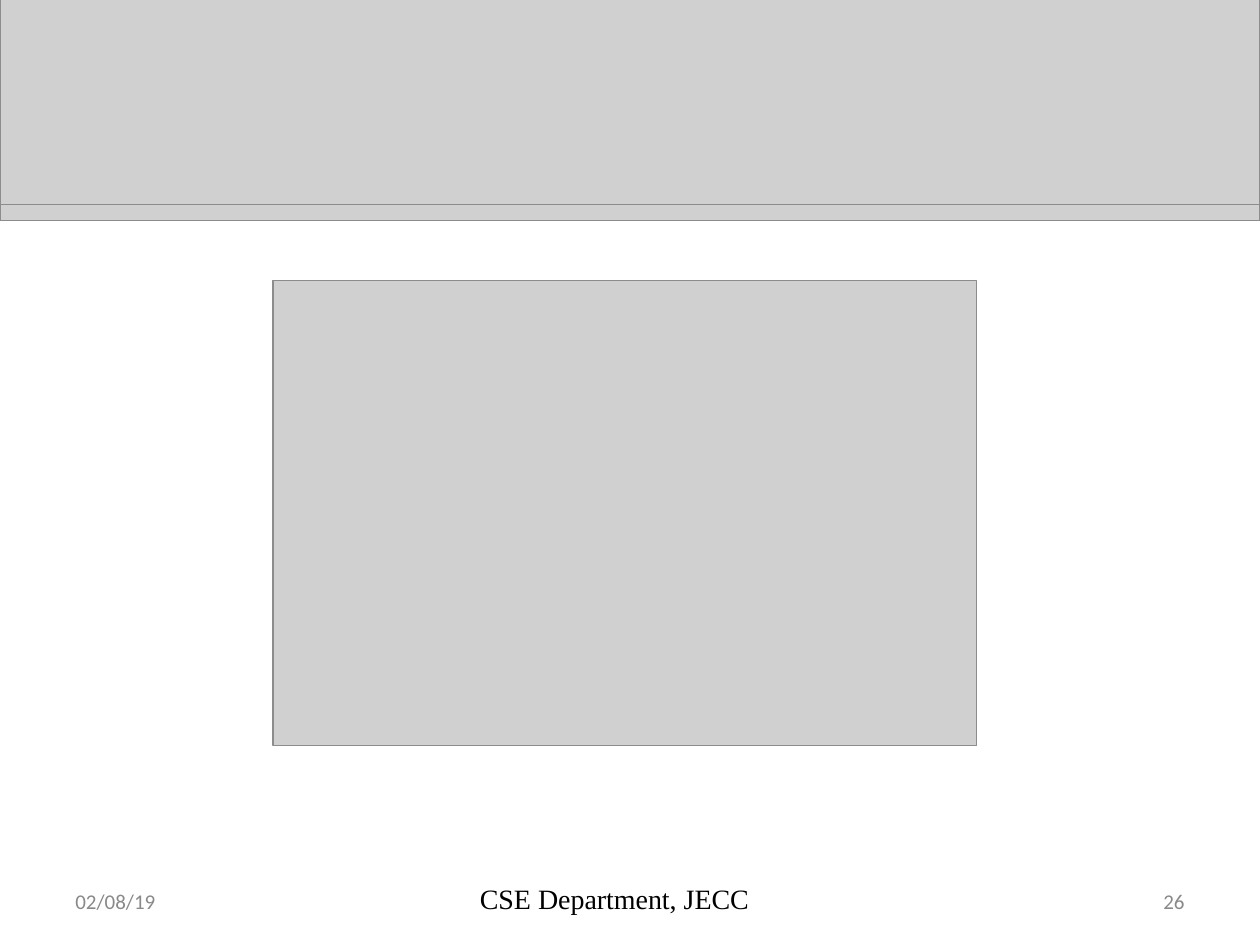
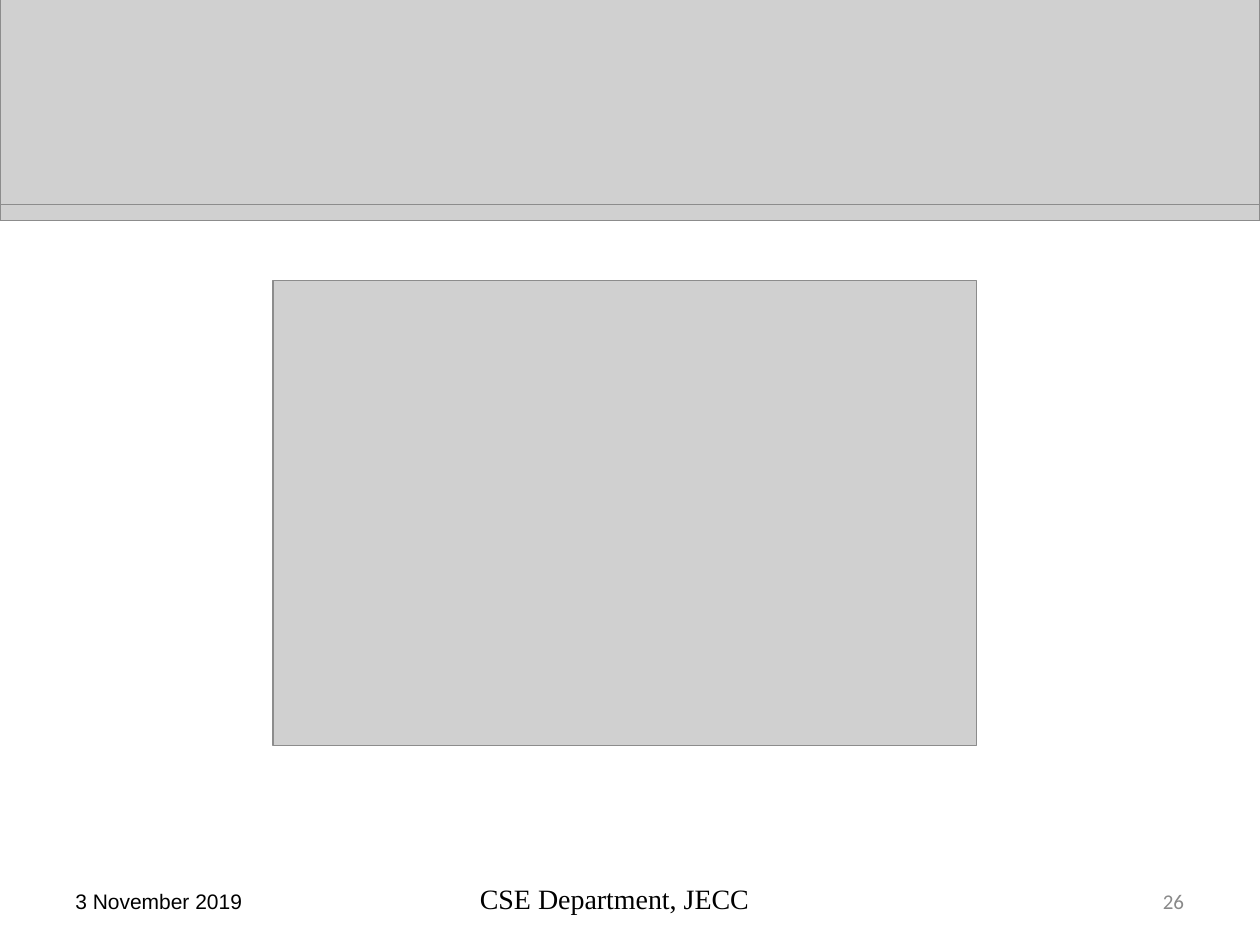
Before and after one commit to sreeragrnandan/Design-Project, a slide deck: slide 26 of DP G7 first review.pptx. Drawn at 1260x945 pixels with LibreOffice and Linux fonts; fonts in the diff are those of the drawing; grey boxes stand for pictures. Boxes give left, top, right and bottom in pixels: in the first picture for what was removed or moved away, otherwise in the second. Text is boxed around its words. In the diff, an @@ line names an element or a change of style, - is before the commit and + after.

```diff
--- a/DP G7 first review.pptx
+++ b/DP G7 first review.pptx
@@ text removed at (75, 894, 155, 910) @@
-02/08/19
@@ text added at (75, 893, 242, 910), 12 pt, text #000000 @@
+3 November 2019
```
Also in this commit, not shown: 23 other slides changed, 2 slides added, 2 slides removed, 7 other files.
